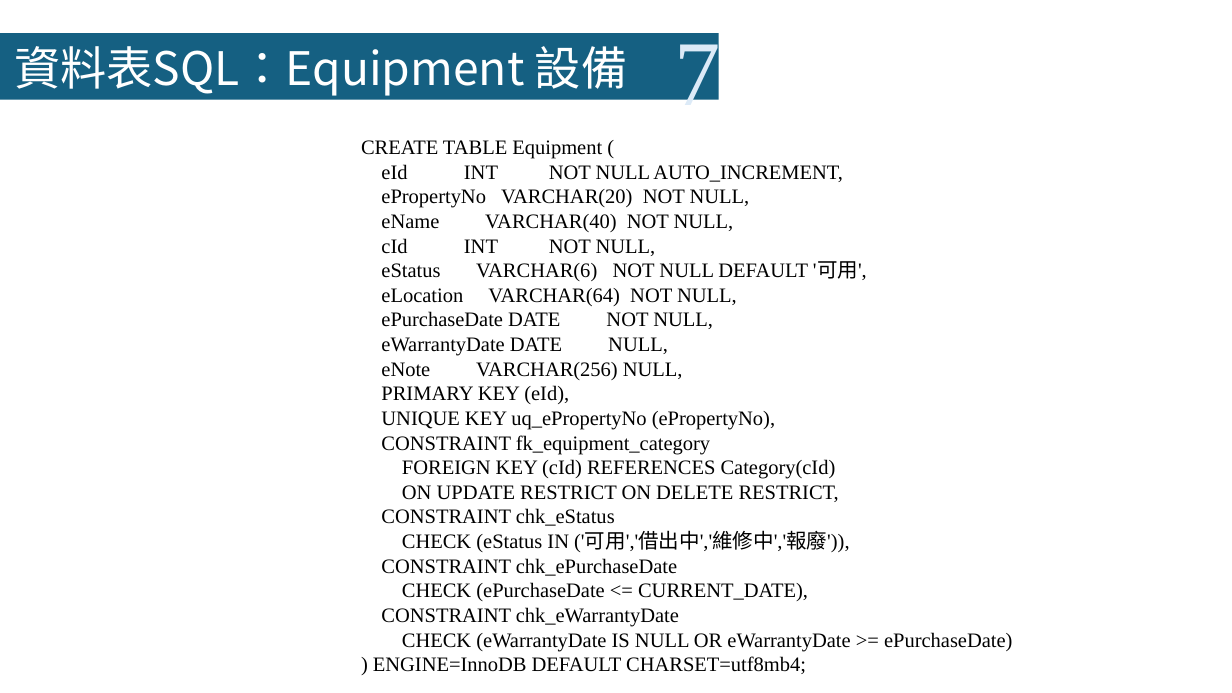
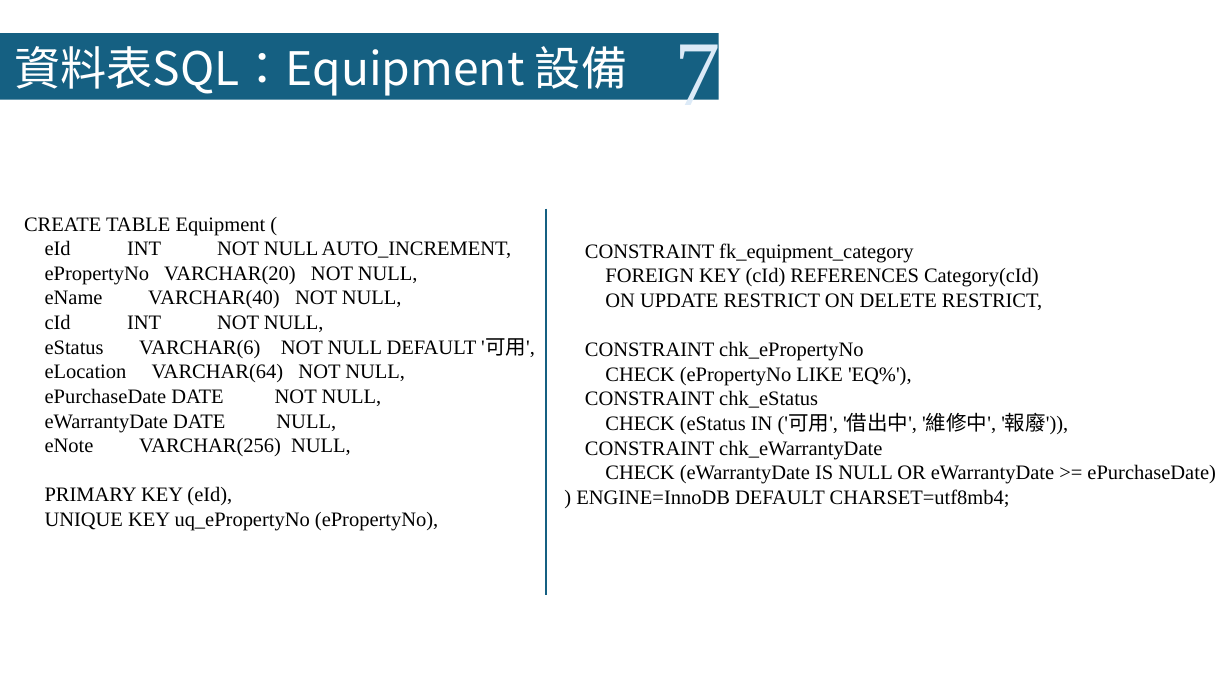
Before and after one commit to LazyEmotionO/NFU_DATABASE, a slide deck: slide 20 of 第四組_資料庫系統期末Part III.pptx. Drawn at 1232x693 pixels with LibreOffice and Linux fonts; fonts in the diff are those of the drawing. Boxes give left, top, right and bottom in pixels: in the first picture for what was removed or moved away, otherwise in the second. Text is boxed around its words. In the diff, an @@ line names an element or a change of style, - is before the commit and + after.

```diff
--- a/第四組_資料庫系統期末Part III.pptx
+++ b/第四組_資料庫系統期末Part III.pptx
@@ text "CREATE TABLE Equipment (": place and size @@
-text "CREATE TABLE Equipment (" at (361, 140, 1012, 674)
+text "CREATE TABLE Equipment (" at (24, 217, 535, 531)
@@ text "CREATE TABLE Equipment (" at (24, 217, 535, 531): indent changed @@
@@ line added from (546, 209) to (546, 595), #156082 1.5 pt @@
@@ text added at (576, 243, 1215, 507), 16 pt, text #000000 @@
+CONSTRAINT fk_equipment_category
+FOREIGN KEY (cId) REFERENCES Category(cId)
+ON UPDATE RESTRICT ON DELETE RESTRICT,
+CONSTRAINT chk_ePropertyNo
+CHECK (ePropertyNo LIKE 'EQ%'),
+CONSTRAINT chk_eStatus
+CHECK (eStatus IN ('可用', '借出中', '維修中', '報廢')),
+CONSTRAINT chk_eWarrantyDate
+CHECK (eWarrantyDate IS NULL OR eWarrantyDate >= ePurchaseDate)
+) ENGINE=InnoDB DEFAULT CHARSET=utf8mb4;
@@ text at (373, 435, 1012, 674): paragraphs removed @@
-CONSTRAINT fk_equipment_category
-FOREIGN KEY (cId) REFERENCES Category(cId)
-ON UPDATE RESTRICT ON DELETE RESTRICT,
-CONSTRAINT chk_eStatus
-CHECK (eStatus IN ('可用','借出中','維修中','報廢')),
-CONSTRAINT chk_ePurchaseDate
-CHECK (ePurchaseDate <= CURRENT_DATE),
-CONSTRAINT chk_eWarrantyDate
-CHECK (eWarrantyDate IS NULL OR eWarrantyDate >= ePurchaseDate)
-) ENGINE=InnoDB DEFAULT CHARSET=utf8mb4;
```
Also in this commit, not shown: 1 other slide changed, 1 slide added, 1 other file.
